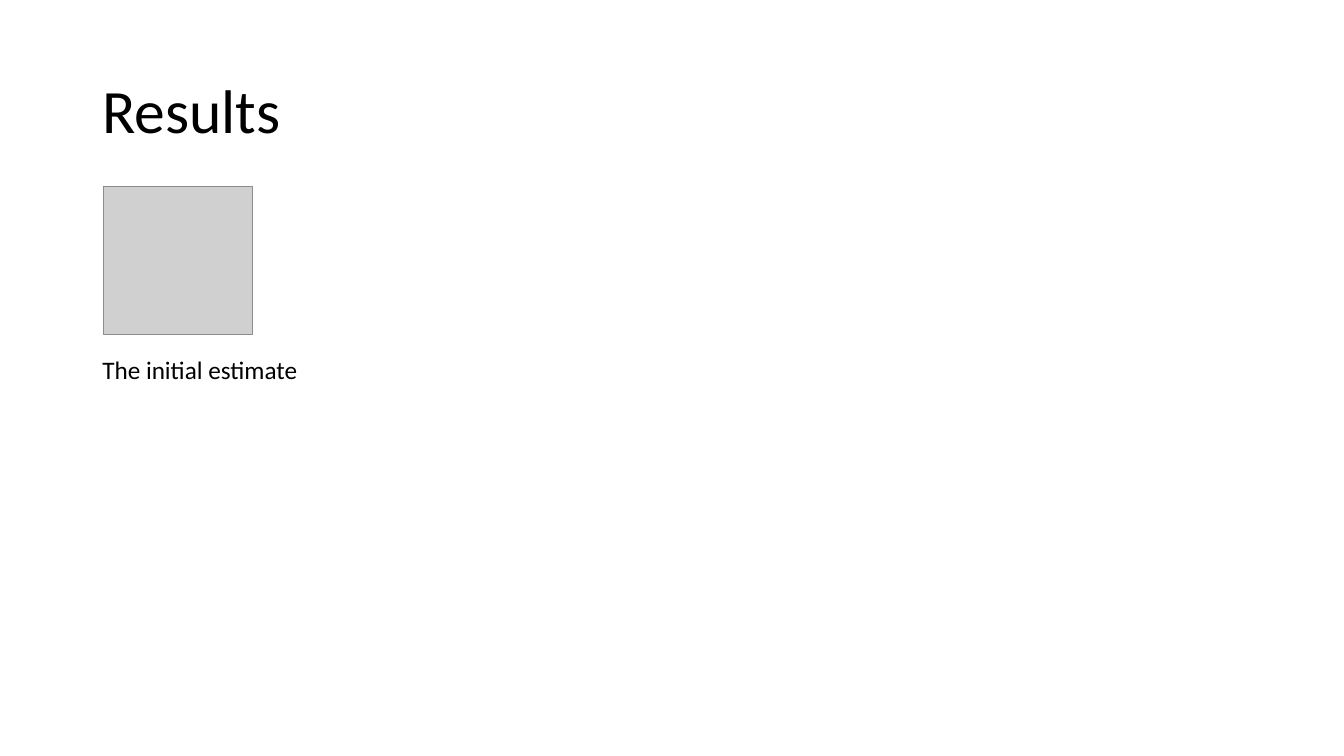
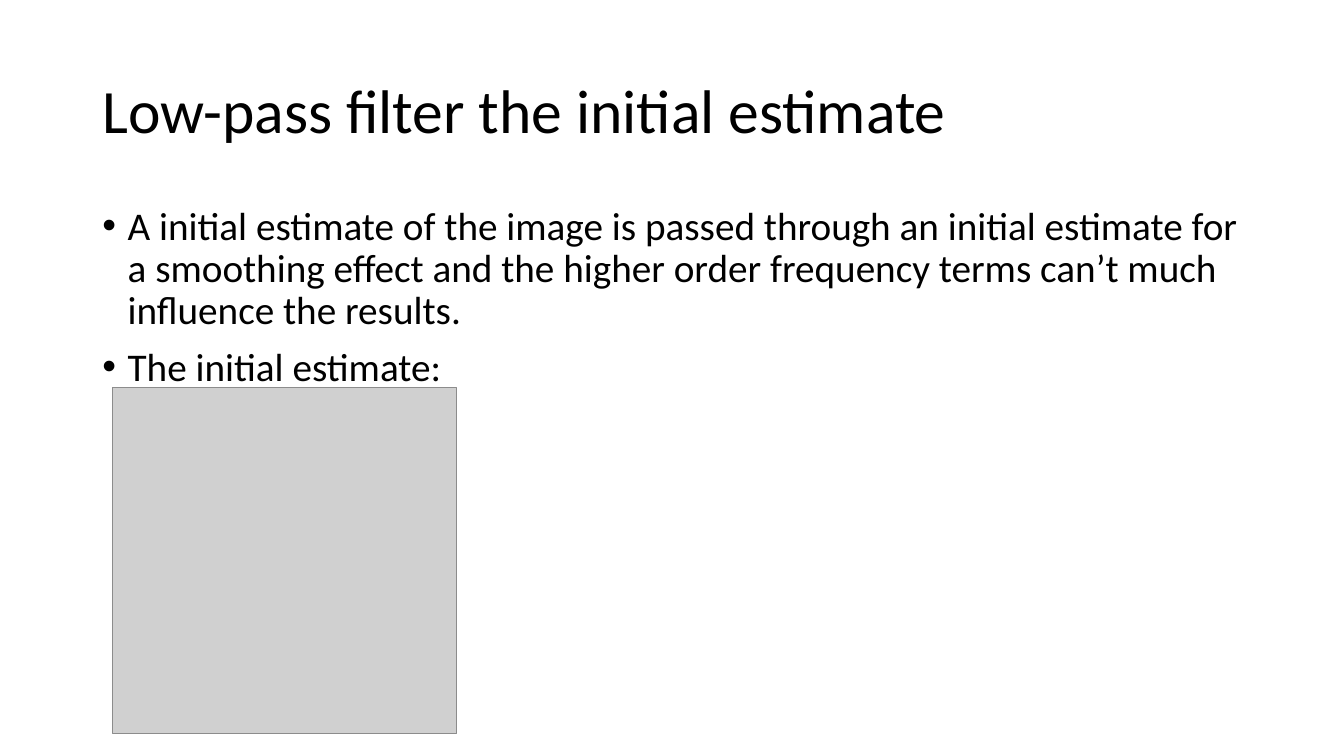
Before and after one commit to arunabh98/EPFL-CryoEM, a slide deck: slide 12 of reports/Project Status 4.pptx. Drawn at 1344x756 pixels with LibreOffice and Linux fonts; fonts in the diff are those of the drawing; grey boxes stand for pictures. Boxes give left, top, right and bottom in pixels: in the first picture for what was removed or moved away, otherwise in the second. Text is boxed around its words. In the diff, an @@ line names an element or a change of style, - is before the commit and + after.

```diff
--- a/reports/Project Status 4.pptx
+++ b/reports/Project Status 4.pptx
@@ title at [102,90,946,143]: text changed @@
-Results
+Low-pass filter the initial estimate
@@ picture removed at [104,187,252,335] @@
@@ text added at [128,212,1237,391], 28 pt, text #000000 @@
+• A initial estimate of the image is passed through an initial estimate for a smoothing effect and the higher order frequency terms can’t much influence the results.
+• The initial estimate:
@@ text removed at [102,361,297,380] @@
-The initial estimate
@@ picture added at [113,388,457,734] @@
```
Also in this commit, not shown: 4 slides added, 20 other files.
